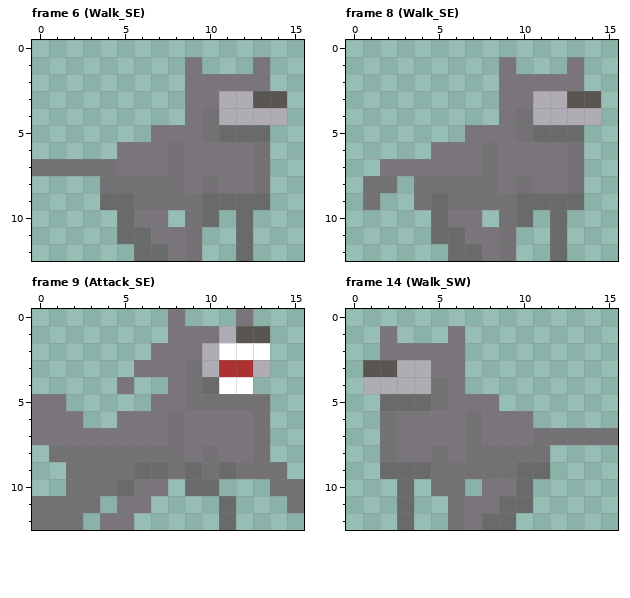
Pixel-art file -- Assets/Sprites/PUPPER.aseprite. The picture above was drawn from the file before the commit.
16x13 pixels, 40 frames. Colours within 5 levels of each other are drawn and written as one. Shown: frame 6 (Walk_SE), frame 8 (Walk_SE), frame 9 (Attack_SE), frame 14 (Walk_SW). The commit also changed other frames, which this record leaves out.
Once edited:
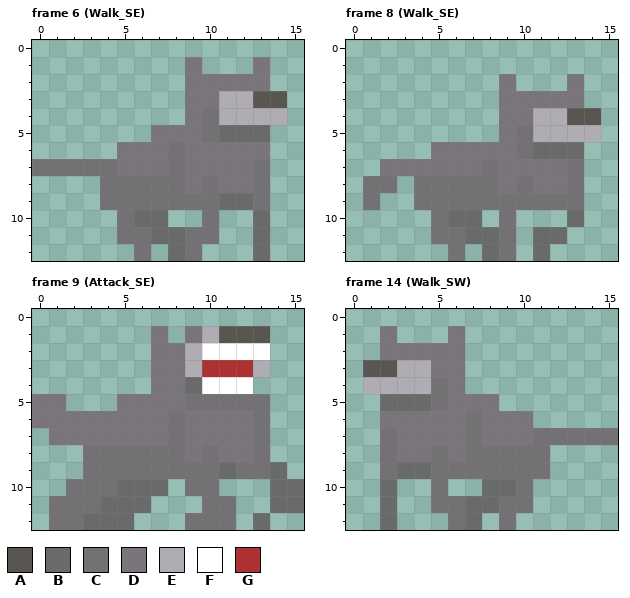
Palette (. is transparent): A #595652  B #696a6a  C #737174  D #79757b  E #b0acb3  F #ffffff  G #ac3232
The edit:
Changed rows in their new state; - is an unchanged pixel.
Frame 6 (Walk_SE), layer "Layer 1":
first column x 4:
 6 ---------D
 9 CC----C--C
10 -CBB-.C-.B
11 -CCBB-C-.B
12 --C.B---.B
Frame 8 (Walk_SE), layer "Layer 1":
first column x 5:
 1 ----.---.-
 2 -----...--
 3 ------DDD.
 4 -----D--AA
 5 --..--EEEE
 6 ---D-CBBB-
 9 C----CCCC-
10 CBB--.-.B-
11 CCBB--B---
12 -C.B--B.--
Frame 9 (Attack_SE), layer "Layer 1":
first column x 0:
 0 --------.---.---
 1 -------D.-EA----
 2 ---------EF-----
 3 ------.--EG-----
 4 -----.-D-BF-----
 5 -----DD---------
 6 ---DD-----------
 7 .---------------
 8 -..-------------
 9 --.---CC-C----B-
10 ------BB-CC---BB
11 .---BBB---CC--BB
12 .--BBB---CCC-B--
Frame 14 (Walk_SW), layer "Layer 1":
first column x 2:
 6 D---------
 9 C-------CC
10 B.--.-BBC-
11 B.-C-BBCC-
12 B.---B.C--
Boxes around the changes in both pictures, in picture pixels (x1, y1, x2, y2):
changed: (100, 142, 270, 261)
changed: (431, 57, 601, 261)
changed: (32, 309, 304, 530)
changed: (380, 411, 550, 530)
